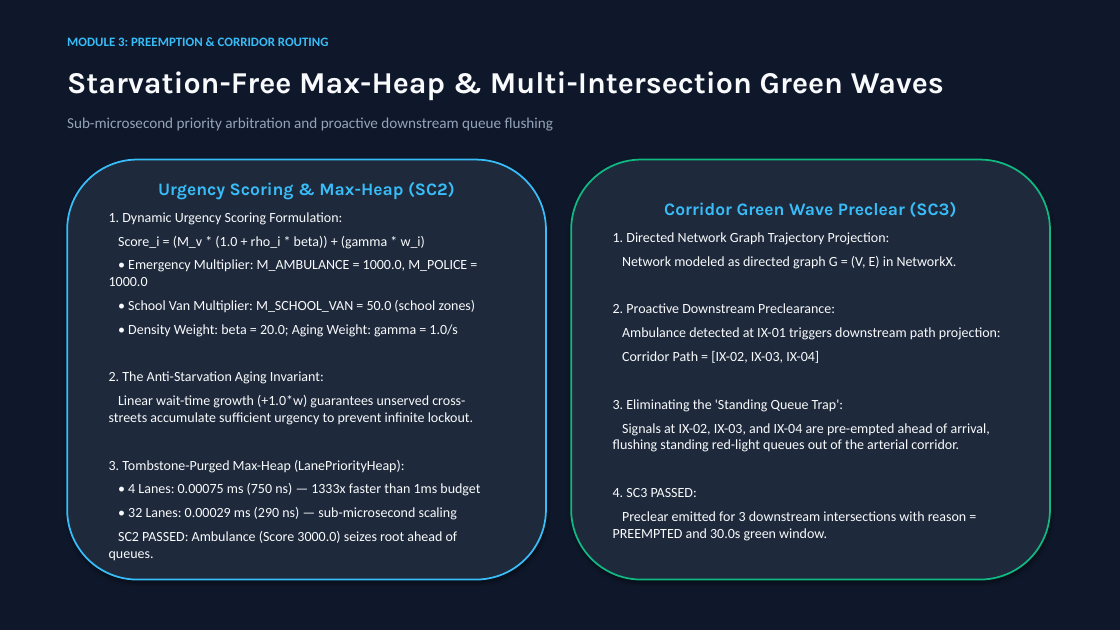
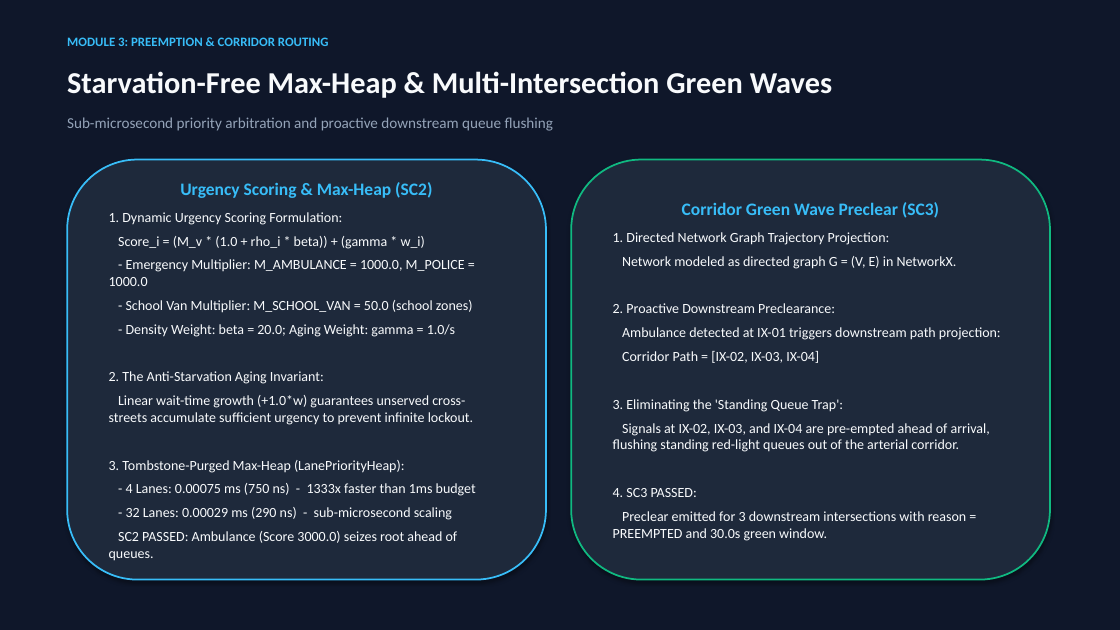
Before and after one commit to Devvaibhavpk/Kinetica, a slide deck: slide 8 of report/Kinetica_Project_Review_Presentation.pptx. Drawn at 1120x630 pixels with LibreOffice and Linux fonts; fonts in the diff are those of the drawing. Boxes give left, top, right and bottom in pixels: in the first picture for what was removed or moved away, otherwise in the second. Text is boxed around its words. In the diff, an @@ line names an element or a change of style, - is before the commit and + after.

```diff
--- a/report/Kinetica_Project_Review_Presentation.pptx
+++ b/report/Kinetica_Project_Review_Presentation.pptx
@@ text "Starvation-Free Max-Heap & Multi-Intersection Green ..." at [67, 71, 832, 98]: font Karla to Calibri @@
@@ text in rounded rectangle at [180, 182, 432, 198]: font Karla to Calibri in "Urgency Scoring & Max-Heap (SC2)" @@
@@ text in rounded rectangle at [682, 202, 939, 218]: font Karla to Calibri in "Corridor Green Wave Preclear (SC3)" @@
@@ text in rounded rectangle at [109, 259, 473, 337]: text changed @@
-• Emergency Multiplier: M_AMBULANCE = 1000.0, M_POLICE = 1000.0
-• School Van Multiplier: M_SCHOOL_VAN = 50.0 (school zones)
-• Density Weight: beta = 20.0; Aging Weight: gamma = 1.0/s
+- Emergency Multiplier: M_AMBULANCE = 1000.0, M_POLICE = 1000.0
+- School Van Multiplier: M_SCHOOL_VAN = 50.0 (school zones)
+- Density Weight: beta = 20.0; Aging Weight: gamma = 1.0/s
@@ text in rounded rectangle at [126, 483, 476, 520]: text changed @@
-• 4 Lanes: 0.00075 ms (750 ns) — 1333x faster than 1ms budget
-• 32 Lanes: 0.00029 ms (290 ns) — sub-microsecond scaling
+- 4 Lanes: 0.00075 ms (750 ns) - 1333x faster than 1ms budget
+- 32 Lanes: 0.00029 ms (290 ns) - sub-microsecond scaling
```
Also in this commit, not shown: 14 other slides changed, 42 other files.
